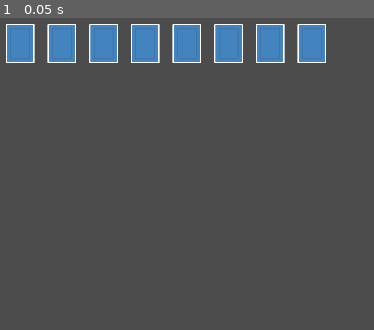
Above: before the commit, frame 1.
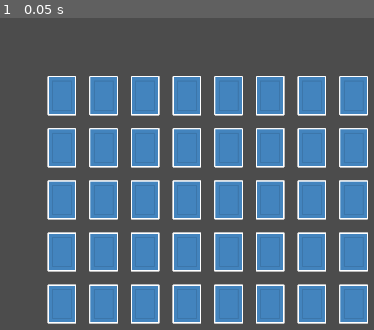
Above: after the commit, the same moment.

Repository: fijaniques/MemoryGame
Game: Godot game, scene res://Scenes/Table/Table.tscn
Two runs of this game, one before a commit and one after it. Both use one fixed random seed, a clock stepped at 60 frames per second and the inputs below.
Inputs:
- Up to frame 1 (0.05 s): no input

The runs differ from the first frame. In frame 1, 47% of the frame differs, in the area x 1-99%, y 1-99%.

Commit message:
dealing cards on grid with 3 difficulties

Diff:
--- a/Scenes/Table/Table.gd
+++ b/Scenes/Table/Table.gd
@@ -27,13 +27,18 @@
 		cList.append(cInstance2)
 
 func _deal_cards():
-	for c in cList:
-		currentPos += Vector2(200,0)
-		c.initPos = currentPos
-		add_child(c)
+	var theCard :int = 0
+	for y in grid.y:
+		currentPos.x = 200
+		currentPos.y += 250
+		for x in grid.x:
+			currentPos.x += 200
+			cList[theCard].initPos = currentPos
+			add_child(cList[theCard])
+			theCard += 1
 
 func _set_difficulty():
-	mode = EASY
+	mode = HARD
 	match mode:
 		EASY:
 			fTotal = 4
